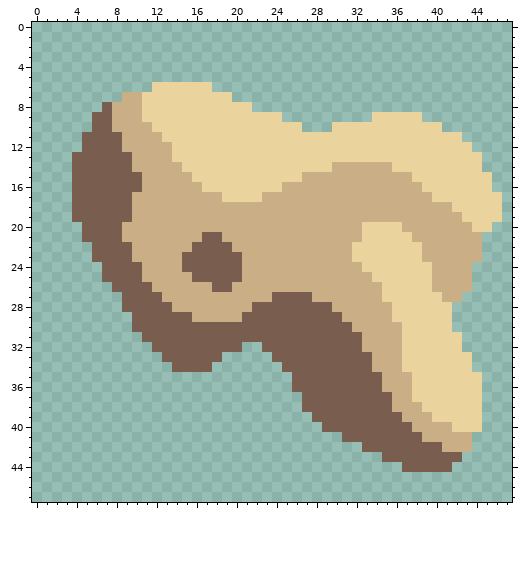
Pixel-art sprite -- assets/sprites/blocks/environment/objects/serrid-boulder3.png. The picture above was drawn from the file before the commit.
The file is 48x48 pixels.
Now the later version:
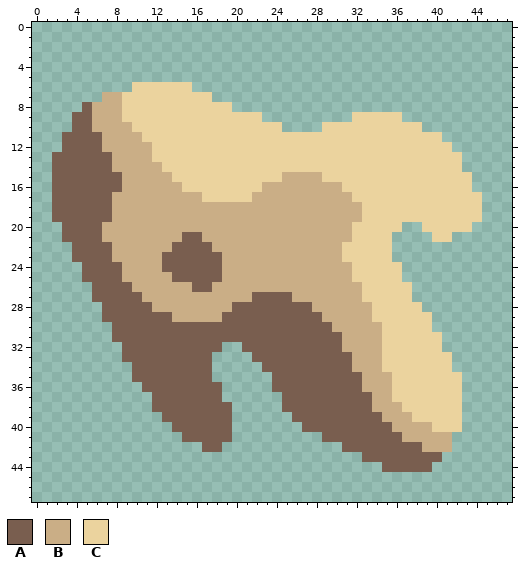
Palette (. is transparent): A #795e4f  B #caae86  C #ebd39e
Edits made:
y 6: x 10..11 .. -> CC; x 16..17 CC -> ..
y 7: x 7..10 ..BB -> BBCC; x 18..19 CC -> ..
y 8: x 5..7 ..A -> ABB; x 9..10 BB -> CC; x 20..21 CC -> ..
y 9: x 4..7 ..AA -> AABB; x 9..10 BB -> CC; x 23..24 CC -> ..; x 32..33 .. -> CC; x 37..38 CC -> ..
y 10: x 4..7 ..AA -> AABB; x 10..11 BB -> CC; x 25..26 CC -> ..; x 29 . -> C; x 39..40 CC -> ..
y 11: x 3..4 .. -> AA; x 7..8 AA -> BB; x 11..12 BB -> CC; x 41..42 CC -> ..
y 12: x 3..4 .. -> AA; x 7..8 AA -> BB; x 12..13 BB -> CC; x 42..43 CC -> ..
y 13: x 2..3 .. -> AA; x 8..9 AA -> BB; x 12..13 BB -> CC; x 43..44 CC -> ..
y 14: x 2..3 .. -> AA; x 8..9 AA -> BB; x 13..14 BB -> CC; x 30..35 BBBBBB -> CCCCCC; x 43..44 CC -> ..
y 15: x 2..3 .. -> AA; x 9..10 AA -> BB; x 14..15 BB -> CC; x 25..26 CC -> BB; x 29..37 BBBBBBBBB -> CCCCCCCCC; x 44..45 CC -> ..
y 16: x 2..3 .. -> AA; x 9..10 AA -> BB; x 15..16 BB -> CC; x 23..24 CC -> BB; x 31..38 BBBBBBBB -> CCCCCCCC; x 44..45 CC -> ..
y 17: x 2..3 .. -> AA; x 8..9 AA -> BB; x 17..18 BB -> CC; x 22 C -> B; x 32..39 BBBBBBBB -> CCCCCCCC; x 45..46 CC -> ..
y 18: x 2..3 .. -> AA; x 8..9 AA -> BB; x 33..41 BBBBBBBBB -> CCCCCCCCC; x 45..46 CC -> ..
y 19: x 2..3 .. -> AA; x 8..9 AA -> BB; x 33..42 BBBBBBBBBB -> CCCCCCCCCC; x 45..46 CC -> ..
y 20: x 3..4 .. -> AA; x 7..8 AA -> BB; x 32 B -> C; x 37..45 BBBBBBBCC -> ..CCCCC..
y 21: x 3..4 .. -> AA; x 7..8 AA -> BB; x 15..18 BBAA -> AABB; x 32 B -> C; x 36..44 CCBBBBBBB -> ....CC...
y 22: x 4..5 .. -> AA; x 8..9 AA -> BB; x 14..15 BB -> AA; x 18..19 AA -> BB; x 31 B -> C; x 36..44 CCCBBBBBB -> .........
y 23: x 4..5 .. -> AA; x 8..9 AA -> BB; x 13..14 BB -> AA; x 19..20 AA -> BB; x 31 B -> C; x 36..44 CCCBBBBBB -> .........
y 24: x 5..6 .. -> AA; x 9..10 AA -> BB; x 13..14 BB -> AA; x 19..20 AA -> BB; x 32 B -> C; x 37..43 CCCBBBB -> .......
y 25: x 5..6 .. -> AA; x 9..10 AA -> BB; x 14..15 BB -> AA; x 19..20 AA -> BB; x 32..33 BB -> CC; x 37..43 CCCBBBB -> .......
y 26: x 6..7 .. -> AA; x 10..11 AA -> BB; x 16..19 BBAA -> AABB; x 33..34 BB -> CC; x 38..43 CCBBBB -> ......
y 27: x 6..8 ... -> AAA; x 11..12 AA -> BB; x 22..23 BB -> AA; x 26..27 AA -> BB; x 33..34 BB -> CC; x 38..42 CCCBB -> .....
y 28: x 7..8 .. -> AA; x 12..13 AA -> BB; x 20..21 BB -> AA; x 28..29 AA -> BB; x 34..35 BB -> CC; x 39..41 CCC -> ...
y 29: x 7..9 ... -> AAA; x 14..15 AA -> BB; x 19..20 BB -> AA; x 29..30 AA -> BB; x 34..35 BB -> CC; x 40..41 CC -> ..
y 30: x 8..9 .. -> AA; x 30..31 AA -> BB; x 35..36 BB -> CC; x 40..41 CC -> ..
y 31: x 8..10 ... -> AAA; x 31..32 AA -> BB; x 35..36 BB -> CC; x 41..42 CC -> ..
y 32: x 9..11 ... -> AAA; x 19..22 AA.. -> ..AA; x 31..32 AA -> BB; x 35..36 BB -> CC; x 41..42 CC -> ..
y 33: x 9..12 .... -> AAAA; x 18 A -> .; x 22..23 .. -> AA; x 32..33 AA -> BB; x 35..36 BB -> CC; x 42..43 CC -> ..
y 34: x 10..13 .... -> AAAA; x 23..24 .. -> AA; x 32..33 AA -> BB; x 35..36 BB -> CC; x 42..43 CC -> ..
y 35: x 10..17 ........ -> AAAAAAAA; x 24..25 .. -> AA; x 33..34 AA -> BB; x 36..37 BB -> CC; x 43..44 CC -> ..
y 36: x 11..18 ........ -> AAAAAAAA; x 24..25 .. -> AA; x 33..34 AA -> BB; x 36..37 BB -> CC; x 43..44 CC -> ..
y 37: x 12..18 ....... -> AAAAAAA; x 25..26 .. -> AA; x 34..37 AABB -> BBCC; x 43..44 CC -> ..
y 38: x 12..19 ........ -> AAAAAAAA; x 25..26 .. -> AA; x 34..35 AA -> BB; x 37..38 BB -> CC; x 43..44 CC -> ..
y 39: x 13..19 ....... -> AAAAAAA; x 26..27 .. -> AA; x 35..36 AA -> BB; x 38..39 BB -> CC; x 43..44 CC -> ..
y 40: x 14..19 ...... -> AAAAAA; x 27..28 .. -> AA; x 36..37 AA -> BB; x 40..41 BB -> CC; x 43..44 CC -> ..
y 41: x 15..19 ..... -> AAAAA; x 29..30 .. -> AA; x 37..38 AA -> BB; x 42..43 BB -> ..
y 42: x 17..18 .. -> AA; x 31..32 .. -> AA; x 39..40 AA -> BB; x 42..43 BB -> ..
y 43: x 33..34 .. -> AA; x 41..42 AA -> ..
y 44: x 35..36 .. -> AA; x 40..41 AA -> ..
Changed places in both pictures, as pixel boxes (x1, y1, x2, y2):
changed: (52, 82, 502, 472)
